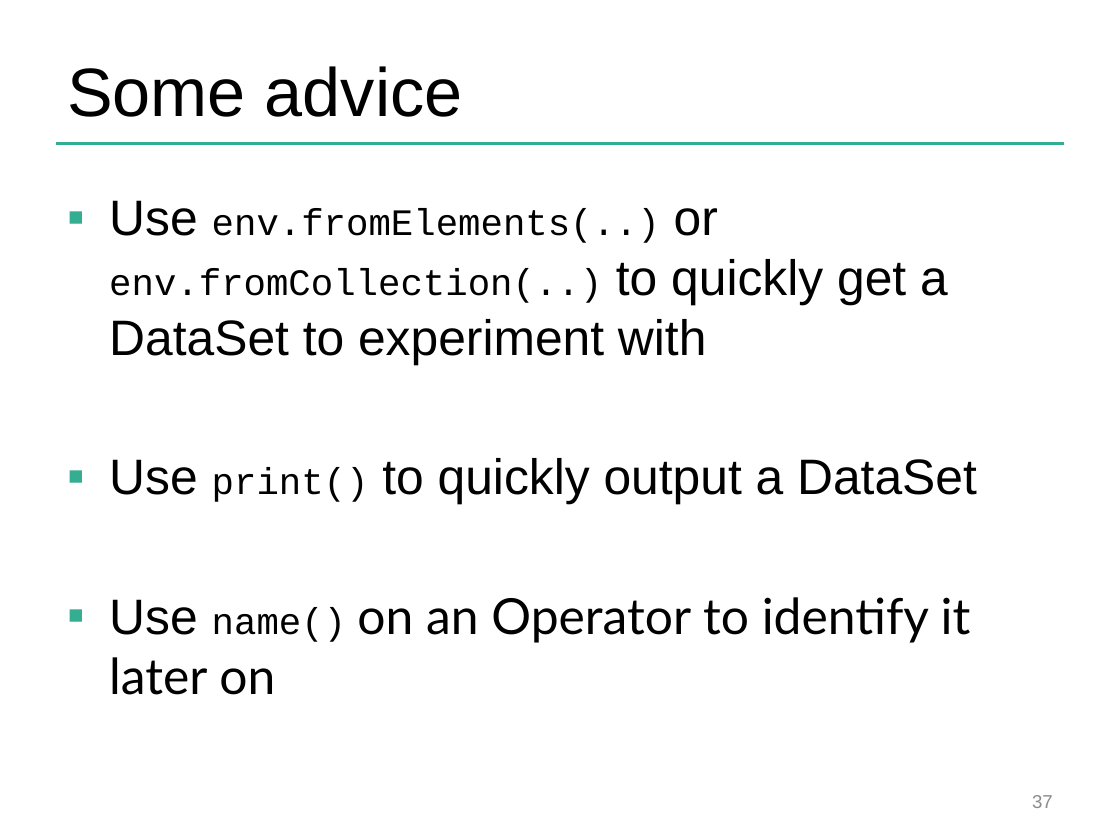
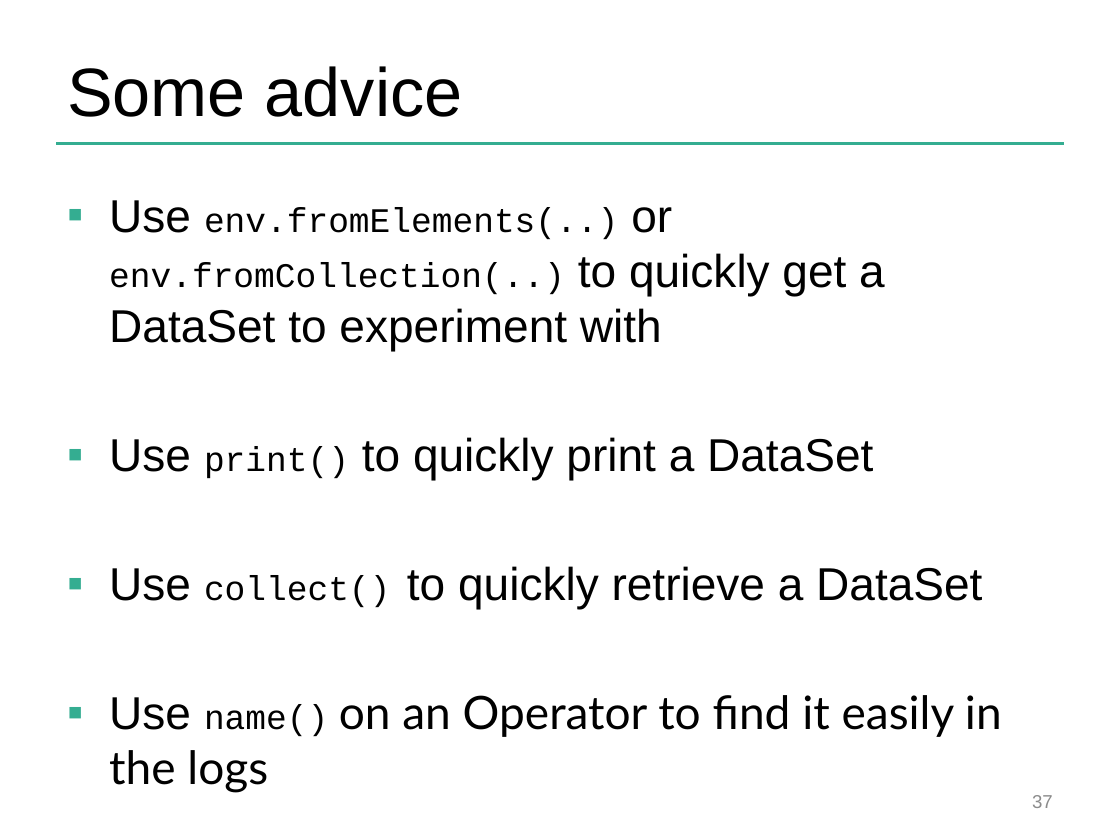
Before and after one commit to dataArtisans/flink-training-web, a slide deck: slide 37 of slides/flink_batch_basics.pptx. Drawn at 1120x840 pixels with LibreOffice and Linux fonts; fonts in the diff are those of the drawing; background and template pictures are left out. Boxes give left, top, right and bottom in pixels: in the first picture for what was removed or moved away, otherwise in the second. Text is boxed around its words. In the diff, an @@ line names an element or a change of style, - is before the commit and + after.

```diff
--- a/slides/flink_batch_basics.pptx
+++ b/slides/flink_batch_basics.pptx
@@ text at box(109, 200, 885, 351): size 32 to 29.6 pt in "Use or to quickly get a DataSet ..."; size 24 to 22.2 pt in "env.fromElements(..) env.fromCollection(..)" @@
@@ text at box(109, 437, 1002, 793): text changed; size 32 to 29.6 pt; font Lato to Arial @@
-▪ Use print() to quickly output a DataSet
-▪ Use name() on an Operator to identify it later on
+▪ Use print() to quickly print a DataSet
+▪ Use collect() to quickly retrieve a DataSet
+▪ Use name() on an Operator to find it easily in the logs
```
Also in this commit, not shown: 1 other slide changed, 1 other file.
